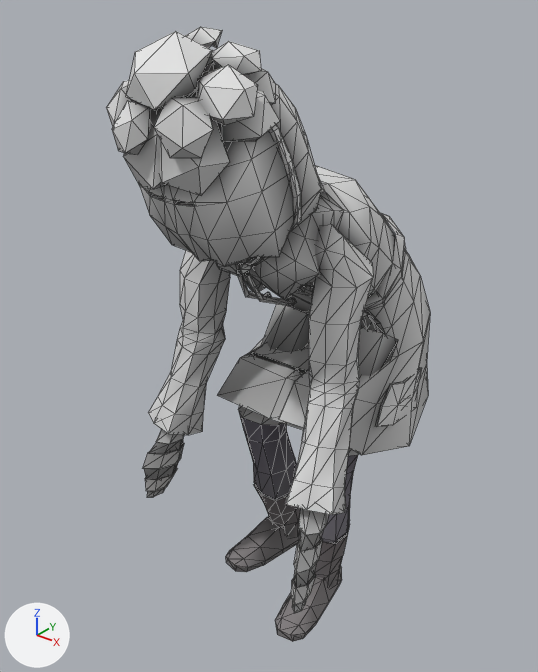
The glTF model public/assets/enemies/enemy_bider.glb as it was, and as the next commit left it.
One viewpoint serves both versions: a 50 mm camera at (0.984, -1.314, 1.564) aimed at (-0.051, -0.02, 0.762). The axes (+X, +Y, +Z) are drawn at lower left. The lights are the same throughout. The first picture is the older version. Mesh edges are drawn as thin lines. Vertices at exactly the same position are counted once.

Before the edit, the objects in view are built like this:
```python
me_me_enemy_bider_mesh = bpy.data.meshes.new('me_enemy_bider_mesh')
me_me_enemy_bider_mesh.from_pydata(...)  # 1486 vertices, 2324 faces; spans x -0.316..0.313, y -0.451..0.464, z 0.0..1.48
me_me_enemy_bider_mesh.materials.append(mat_m_prop)
ob_enemy_bider_mesh = bpy.data.objects.new('enemy_bider_mesh', me_me_enemy_bider_mesh)
ob_enemy_bider_mesh.location = (0.0, 0.0, 0.0)
```
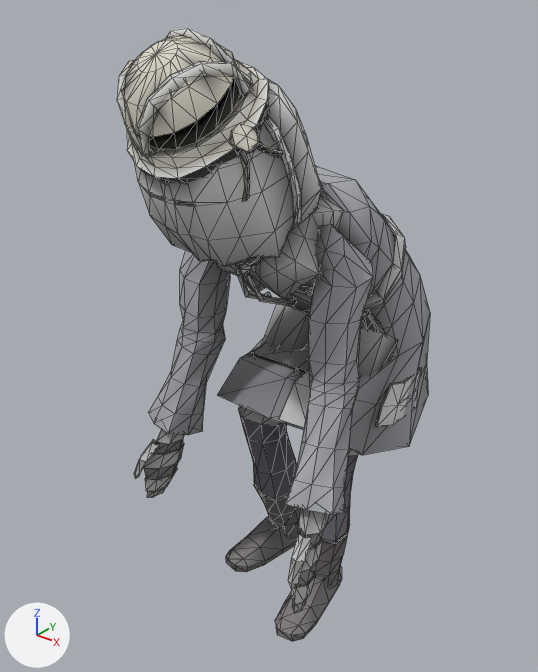
Changed parts and their boxes [x1, y1, x2, y2] in the pictures (538 x 672 px; the box of a moved part takes in the faces that stretch with it):
'enemy_bider_mesh', reshaped
    before: [106, 27, 430, 642]
    after: [117, 28, 430, 642]
part 1 of me_me_enemy_bider_mesh, rebuilt (37% wider, 45% taller)
    before: [126, 31, 212, 110]
    after: [122, 35, 240, 150]
part 2 of me_me_enemy_bider_mesh, moved or reshaped
    before: [106, 27, 280, 195]
    after: [117, 28, 283, 202]
part 3 of me_me_enemy_bider_mesh, added
    after: [134, 440, 159, 479]
part 4 of me_me_enemy_bider_mesh, added
    after: [288, 534, 312, 589]
part 5 of me_me_enemy_bider_mesh, recoloured
    before: [143, 83, 430, 591]
    after: [135, 79, 430, 591]

The change, as a list of edits to the scene's bpy script:
```text
Change me_me_enemy_bider_mesh:
    used by ob_enemy_bider_mesh; location = (0.0, 0.0, 0.0)
    remove me_me_enemy_bider_mesh.from_pydata(...)  # 1486 vertices, 2324 faces; spans x -0.316..0.313, y -0.451..0.464, z 0.0..1.48
    add me_me_enemy_bider_mesh.from_pydata(...)  # 1605 vertices, 2527 faces; spans x -0.316..0.313, y -0.442..0.464, z 0.0..1.481
    me_me_enemy_bider_mesh part 1: the loose piece of 12 vertices spanning x -0.078..0.078, y -0.43..-0.299, z 1.36..1.478 is rebuilt with 65 vertices and now spans x -0.112..0.112, y -0.437..-0.235, z 1.285..1.473
    me_me_enemy_bider_mesh part 2: 148 vertices removed from x -0.161..0.167, y -0.451..-0.161, z 1.209..1.48; 180 vertices added at x -0.146..0.171, y -0.442..-0.173, z 1.199..1.481
    me_me_enemy_bider_mesh part 3: 17 vertices added at x -0.302..-0.255, y -0.284..-0.213, z 0.371..0.465
    me_me_enemy_bider_mesh part 4: 17 vertices added at x 0.252..0.299, y -0.374..-0.29, z 0.415..0.498
    me_me_enemy_bider_mesh part 5: 1113 kept faces spanning x -0.316..0.313, y -0.392..0.464, z 0.003..1.402 get new vertex colours; the middle colour goes from grey #adadad to grey #969699
```
